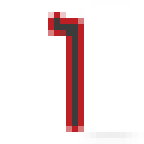
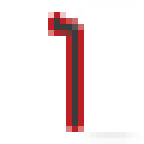
Layer changes from the first 144px x 144px image to the second:
painted on "Capa" over 66, 18, 84, 36
